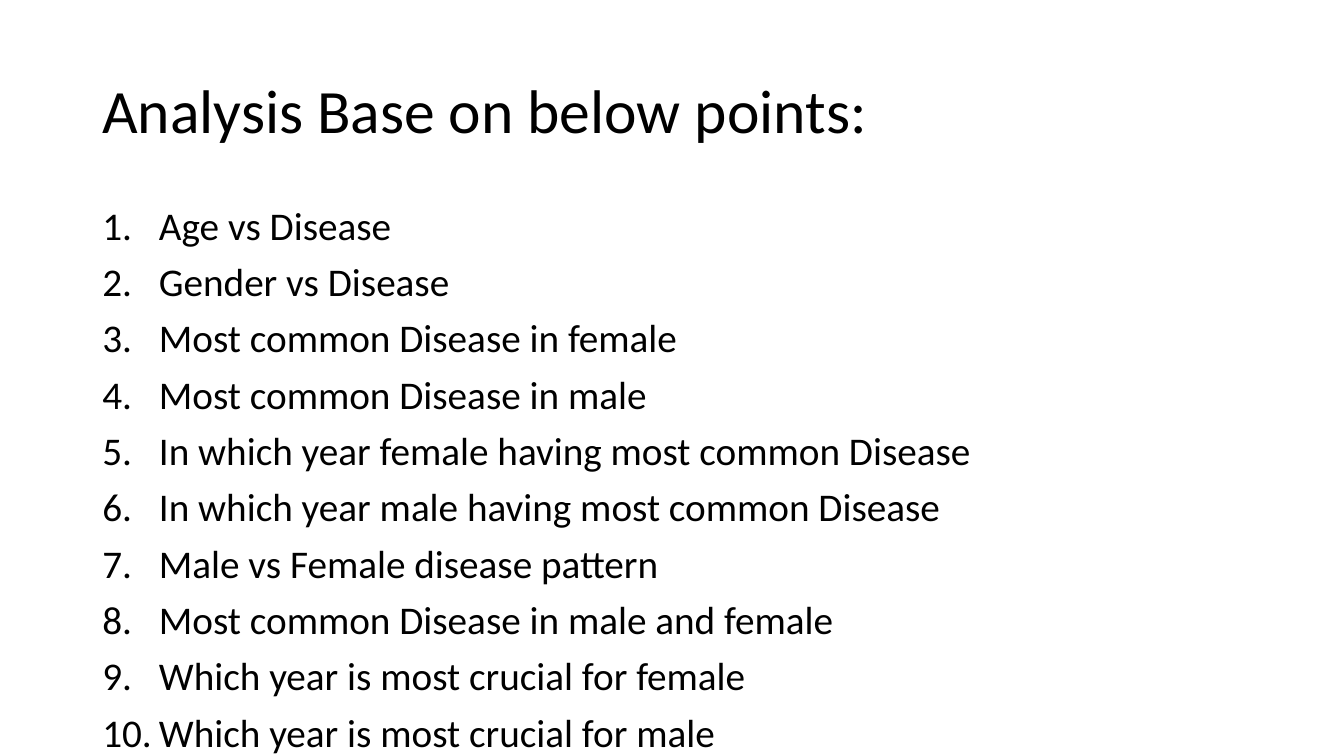
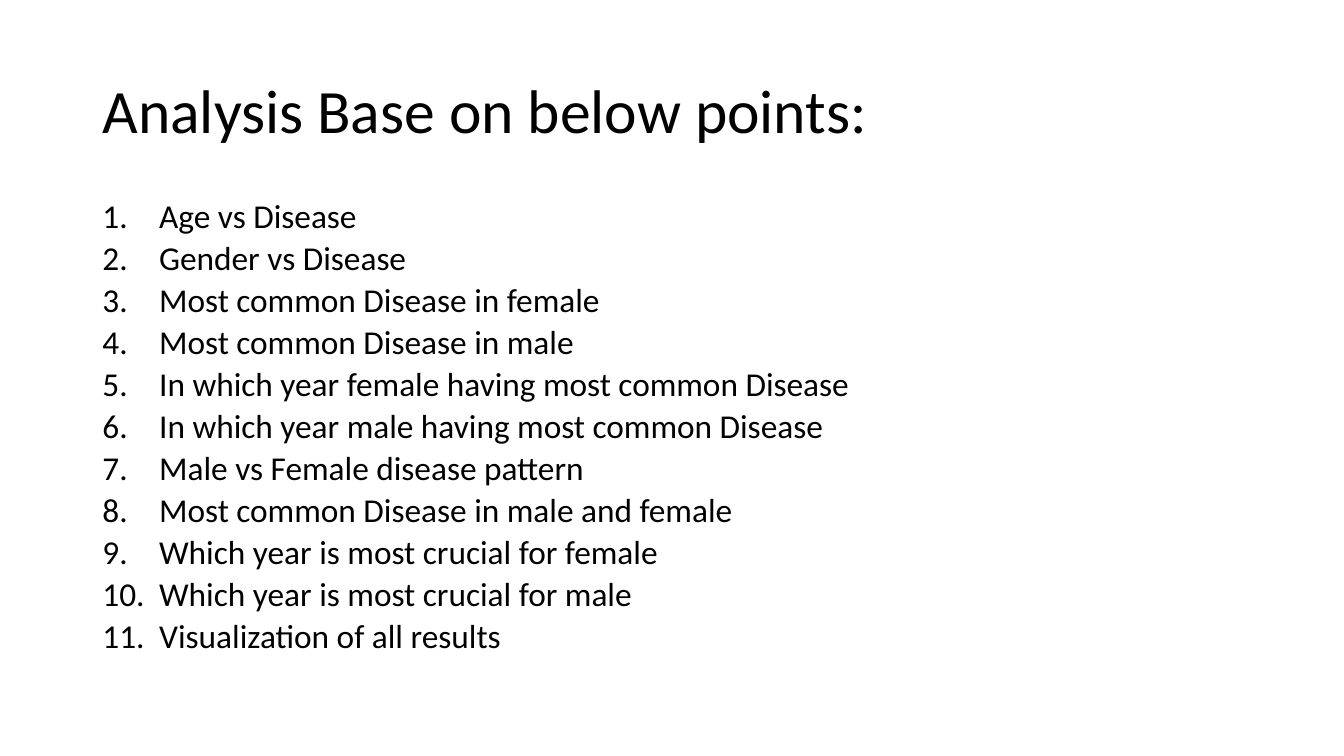
Before and after one commit to EnggQasim/FAST_Data, a slide deck: slide 2 of Statistics/project/medical/Medical Presentation/Mathematics & Statistics.pptx. Drawn at 1344x756 pixels with LibreOffice and Linux fonts; fonts in the diff are those of the drawing. Boxes give left, top, right and bottom in pixels: in the first picture for what was removed or moved away, otherwise in the second. Text is boxed around its words. In the diff, an @@ line names an element or a change of style, - is before the commit and + after.

```diff
--- a/Statistics/project/medical/Medical Presentation/Mathematics & Statistics.pptx
+++ b/Statistics/project/medical/Medical Presentation/Mathematics & Statistics.pptx
@@ text "Age vs Disease" at [159,205,849,649]: size 28 to 23.8 pt; line spacing 0.9 to 0.7 @@
```
Also in this commit, not shown: 9 other slides changed, 4 other files.
